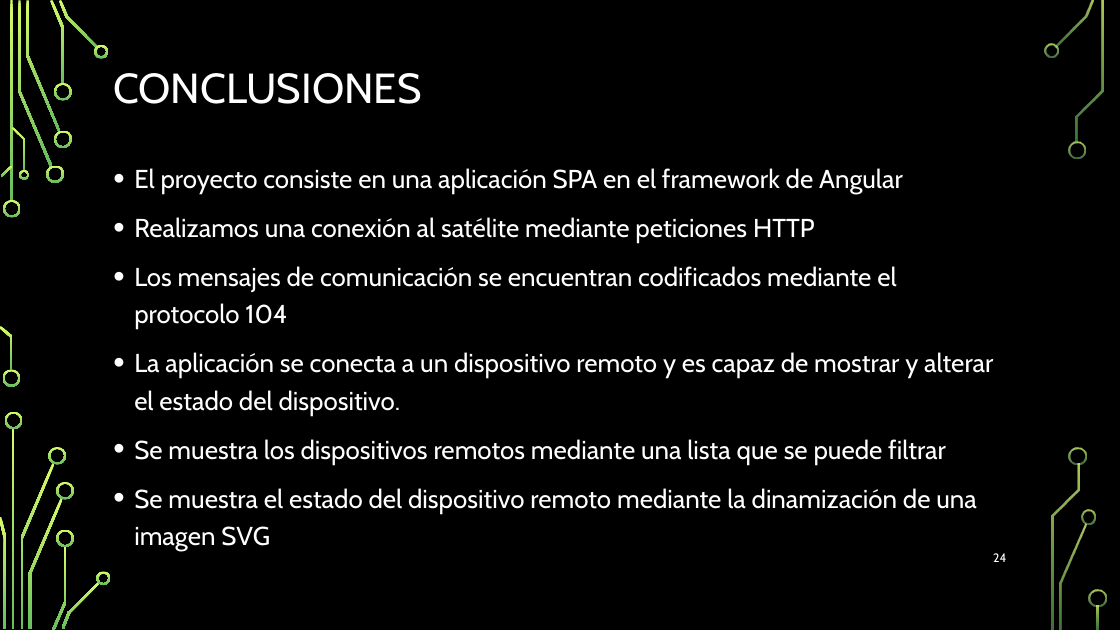
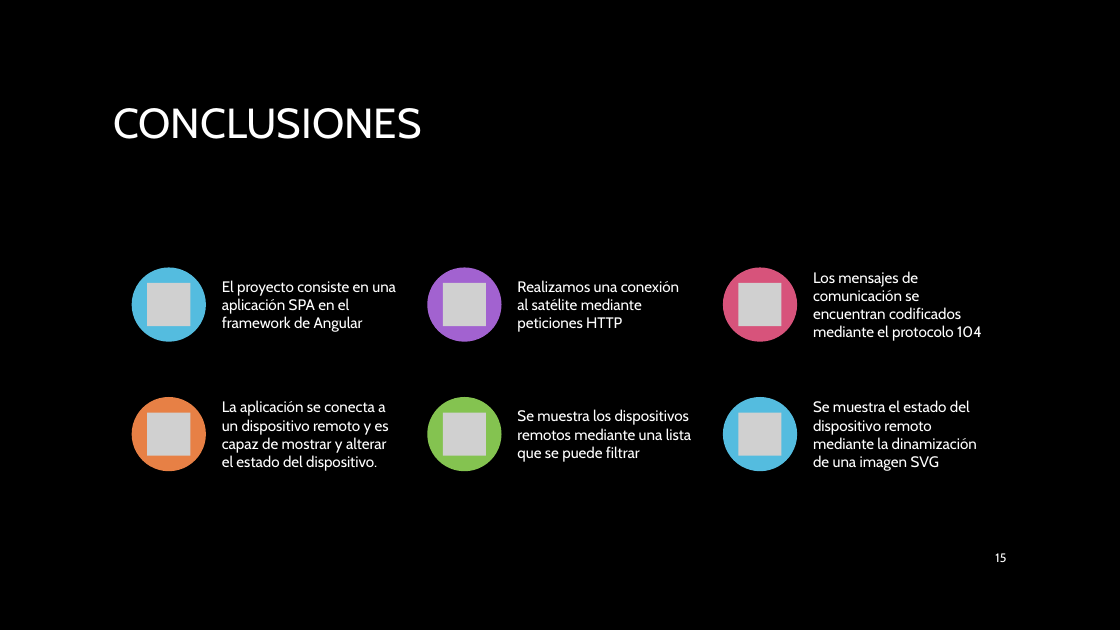
Before and after one commit to Hollex28/TFG-Proyecto_2019-2020, a slide deck: slide 15 of Presentacion del TFG.pptx (slide 24 before the commit). Drawn at 1120x630 pixels with LibreOffice and Linux fonts; fonts in the diff are those of the drawing; grey boxes stand for pictures; background and template pictures are left out. Boxes give left, top, right and bottom in pixels: in the first picture for what was removed or moved away, otherwise in the second. Text is boxed around its words. In the diff, an @@ line names an element or a change of style, - is before the commit and + after.

```diff
--- a/Presentacion del TFG.pptx
+++ b/Presentacion del TFG.pptx
@@ rectangle added at <box>0,0,1120,630</box>, fill #000000 @@
@@ fill gradient #D8FC68 to #66BD5F to gradient #7C96A3 to #3B4C54 in 17 elements at <box>18,1,52,167</box>, <box>26,1,60,132</box>, <box>50,0,65,84</box>, <box>59,0,97,49</box>, <box>1,166,13,177</box>, <box>0,326,13,371</box>, <box>13,429,15,629</box>, <box>0,517,6,628</box>, <box>29,498,63,629</box>, <box>52,546,66,630</box>, <box>61,581,100,629</box>, <box>1055,0,1094,47</box>, <box>1060,523,1087,629</box>, <box>1076,1,1104,143</box>, <box>1051,464,1080,629</box>, <box>1097,606,1100,629</box>, <box>10,1,13,202</box> @@
@@ title "CONCLUSIONES": place and size @@
-title "CONCLUSIONES" at <box>113,73,421,104</box>
+title "CONCLUSIONES" at <box>113,108,421,139</box>
@@ text removed at <box>134,168,993,546</box> @@
-• El proyecto consiste en una aplicación SPA en el framework de Angular
-• Realizamos una conexión al satélite mediante peticiones HTTP
-• Los mensajes de comunicación se encuentran codificados mediante el protocolo 104
-• La aplicación se conecta a un dispositivo remoto y es capaz de mostrar y alterar el estado del dispositivo.
-• Se muestra los dispositivos remotos mediante una lista que se puede filtrar
-• Se muestra el estado del dispositivo remoto mediante la dinamización de una imagen SVG
@@ group added at <box>132,267,982,471</box>: 6 ellipses, 6 pictures, 6 texts @@
+El proyecto consiste en una aplicación SPA en el framework de Angular
+Realizamos una conexión al satélite mediante peticiones HTTP
+Los mensajes de comunicación se encuentran codificados mediante el protocolo 104
+La aplicación se conecta a un dispositivo remoto y es capaz de mostrar y alterar el estado del dispositivo.
+Se muestra los dispositivos remotos mediante una lista que se puede filtrar
+Se muestra el estado del dispositivo remoto mediante la dinamización de una imagen SVG
@@ page number at <box>995,553,1006,562</box>: text changed @@
-24
+15
@@ group removed at <box>3,44,1107,628</box>: 19 freeform shapes @@
```
Also in this commit, not shown: 11 other slides changed, 3 slides added, 12 slides removed.
